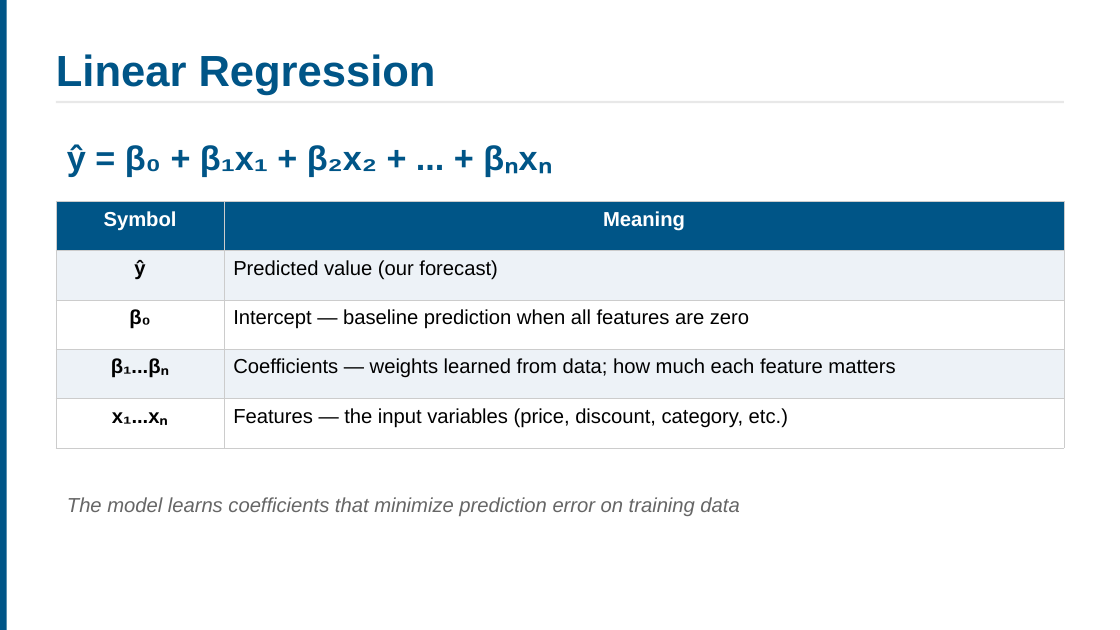
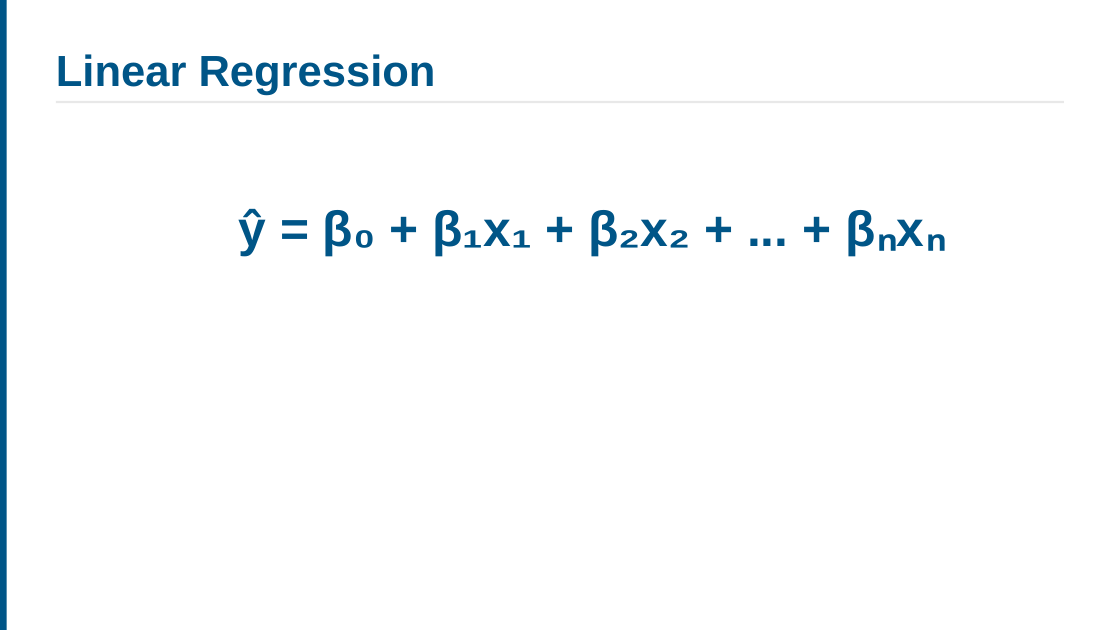
Before and after one commit to ucla-anderson-SSAI/SSAI, a slide deck: slide 22 of Slides/Week1.pptx (slide 21 before the commit). Drawn at 1120x630 pixels with LibreOffice and Linux fonts; fonts in the diff are those of the drawing. Boxes give left, top, right and bottom in pixels: in the first picture for what was removed or moved away, otherwise in the second. Text is boxed around its words. In the diff, an @@ line names an element or a change of style, - is before the commit and + after.

```diff
--- a/Slides/Week1.pptx
+++ b/Slides/Week1.pptx
@@ table removed at (x1=56, y1=202, x2=1064, y2=448), 5 rows, 2 columns @@
-Symbol | Meaning
-ŷ | Predicted value (our forecast)
-β₀ | Intercept — baseline prediction when all features are zero
-β₁...βₙ | Coefficients — weights learned from data; how much each feature matters
-x₁...xₙ | Features — the input variables (price, discount, category, etc.)
@@ text "ŷ = β₀ + β₁x₁ ..." moved from (x1=67, y1=144, x2=377, y2=176) to (x1=239, y1=208, x2=690, y2=257) @@
@@ text "ŷ = β₀ + β₁x₁ ..." at (x1=239, y1=208, x2=690, y2=257): size 22 to 32 pt @@
@@ text removed at (x1=67, y1=497, x2=739, y2=516) @@
-The model learns coefficients that minimize prediction error on training data
```
Also in this commit, not shown: 20 other slides changed, 4 slides added, 4 slides removed, 19 other files.
